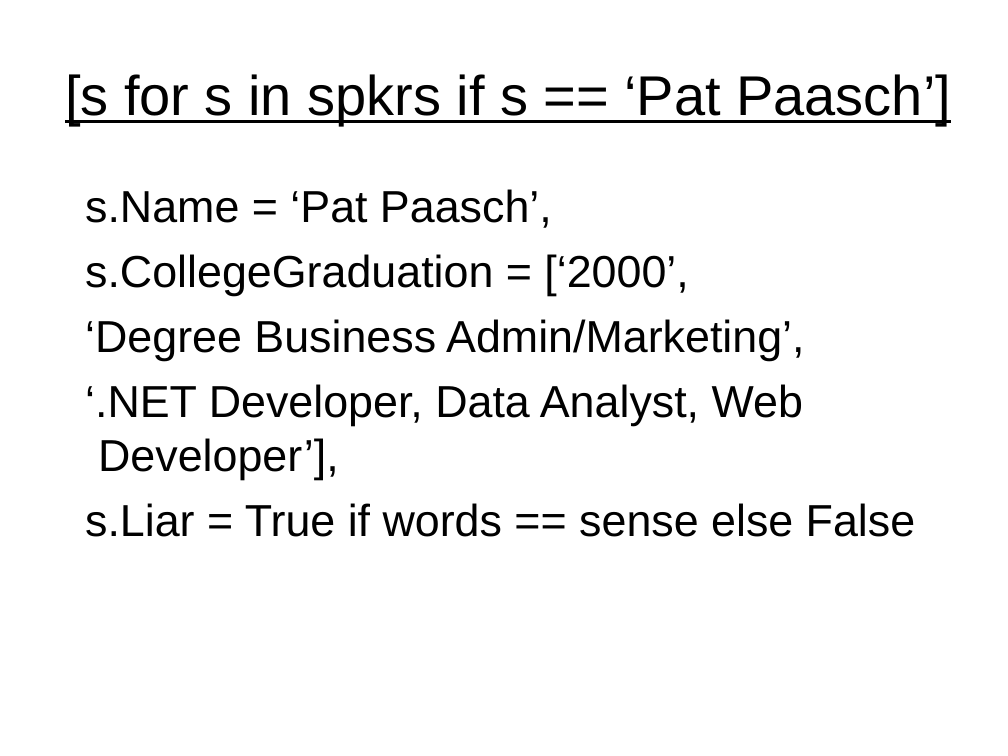
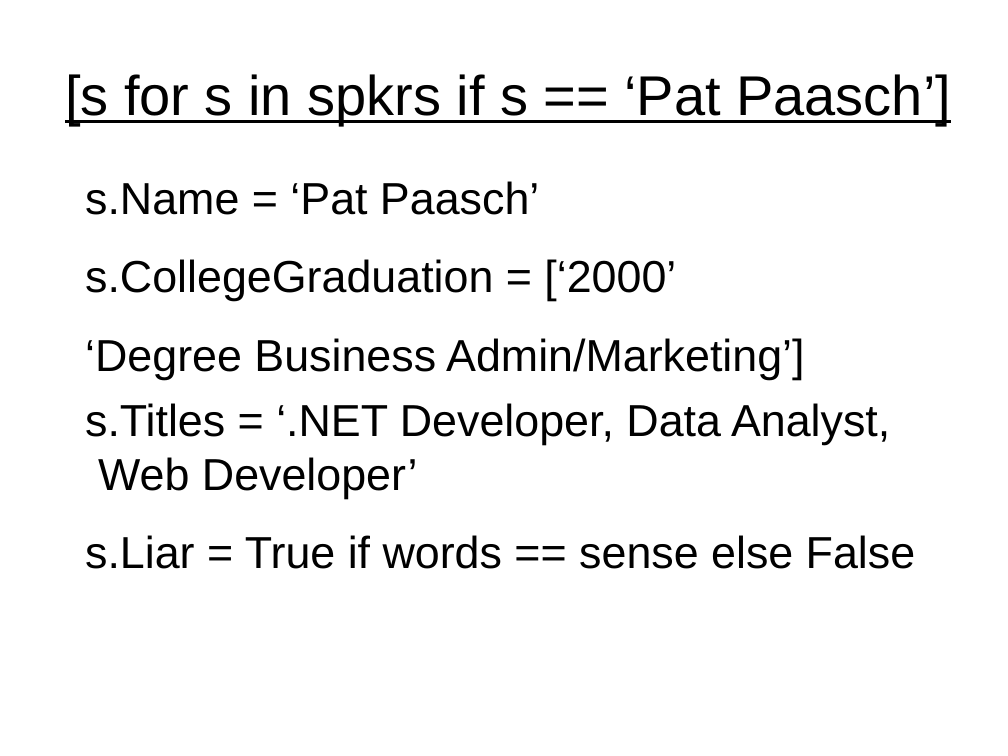
Before and after one commit to paaschpa/ordersDemo, a slide deck: slide 2 of CodeCamp2013.ppt. Drawn at 1008x756 pixels with LibreOffice and Linux fonts; fonts in the diff are those of the drawing. Boxes give left, top, right and bottom in pixels: in the first picture for what was removed or moved away, otherwise in the second. Text is boxed around its words. In the diff, an @@ line names an element or a change of style, - is before the commit and + after.

```diff
--- a/CodeCamp2013.ppt
+++ b/CodeCamp2013.ppt
@@ text "s.Name = ‘Pat Paasch’" moved from (x1=85, y1=189, x2=916, y2=537) to (x1=85, y1=181, x2=916, y2=569) @@
@@ text at (x1=85, y1=181, x2=890, y2=499): text changed @@
-s.Name = ‘Pat Paasch’,
-s.CollegeGraduation = [‘2000’,
-‘Degree Business Admin/Marketing’,
-‘.NET Developer, Data Analyst, Web Developer’],
+s.Name = ‘Pat Paasch’
+s.CollegeGraduation = [‘2000’
+‘Degree Business Admin/Marketing’]
+s.Titles = ‘.NET Developer, Data Analyst, Web Developer’
@@ text at (x1=85, y1=535, x2=916, y2=569): line spacing 1 to 1.25 @@
```
Also in this commit, not shown: 5 other slides changed, 6 slides added, 1 slide removed, 1 other file.
